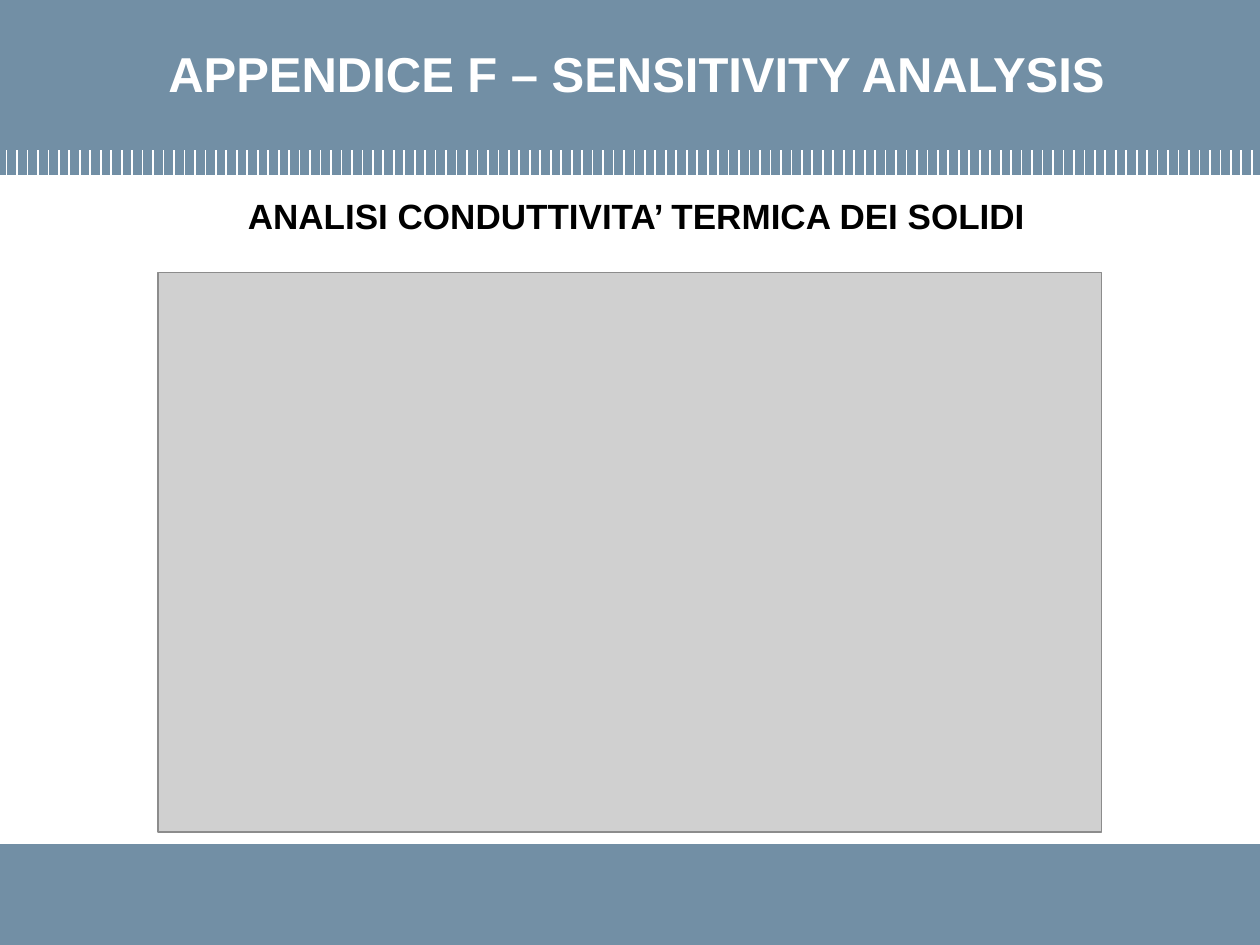
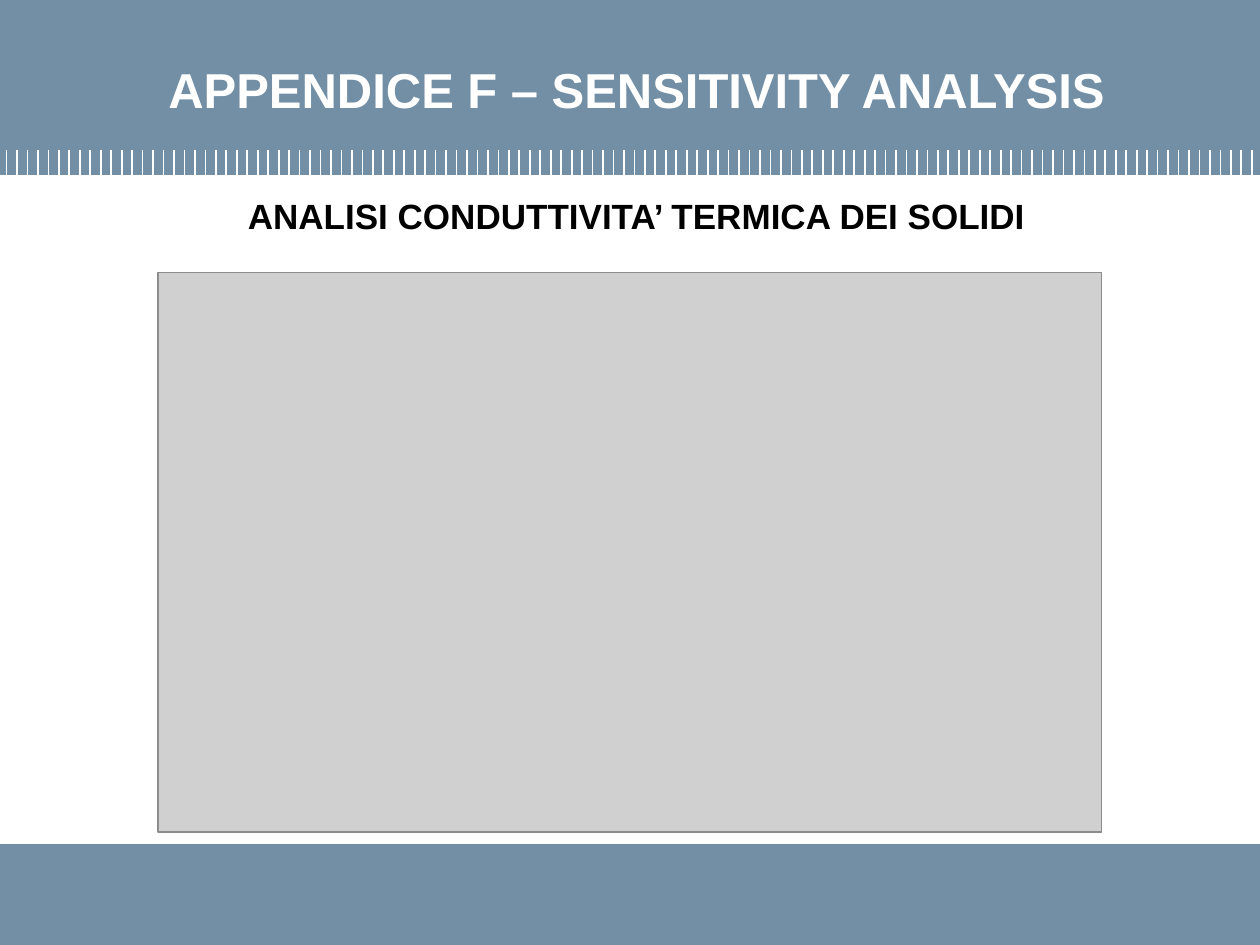
Before and after one commit to LorenzoMazzocco/Progetto-di-laurea-RELAP5, a slide deck: slide 34 of Presentazione.pptx (slide 32 before the commit). Drawn at 1260x945 pixels with LibreOffice and Linux fonts; fonts in the diff are those of the drawing; grey boxes stand for pictures; background and template pictures are left out. Boxes give left, top, right and bottom in pixels: in the first picture for what was removed or moved away, otherwise in the second. Text is boxed around its words. In the diff, an @@ line names an element or a change of style, - is before the commit and + after.

Commit message:
update

```diff
--- a/Presentazione.pptx
+++ b/Presentazione.pptx
@@ title "APPENDICE F – SENSITIVITY ANALYSIS": place and size @@
-title "APPENDICE F – SENSITIVITY ANALYSIS" at (168, 58, 1105, 93)
+title "APPENDICE F – SENSITIVITY ANALYSIS" at (168, 74, 1105, 109)
```
Also in this commit, not shown: 3 other slides changed, 2 slides added.
